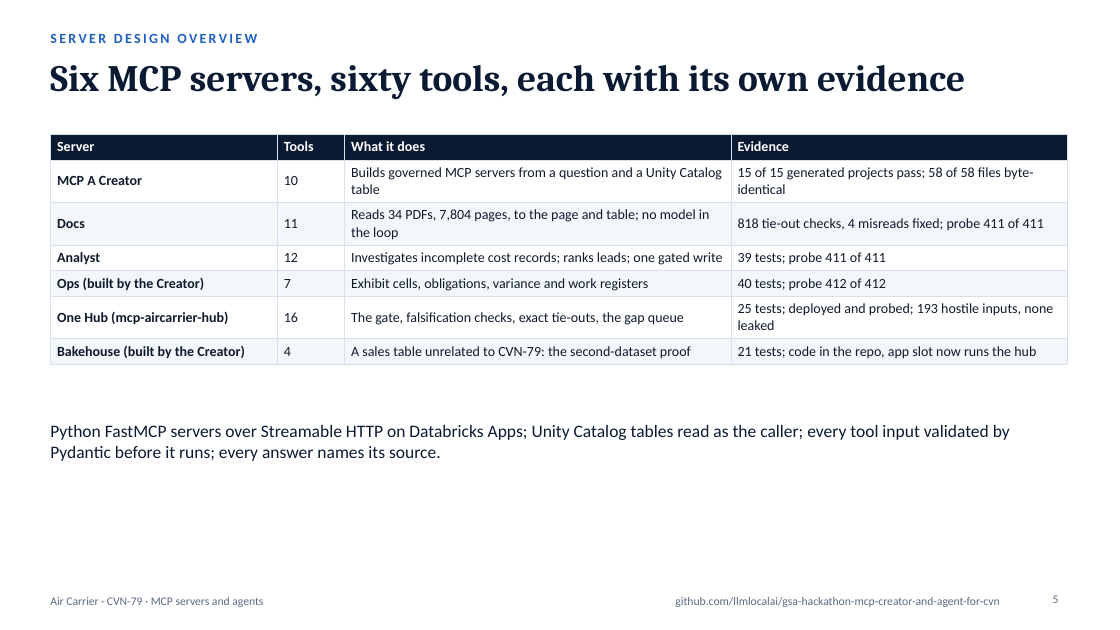
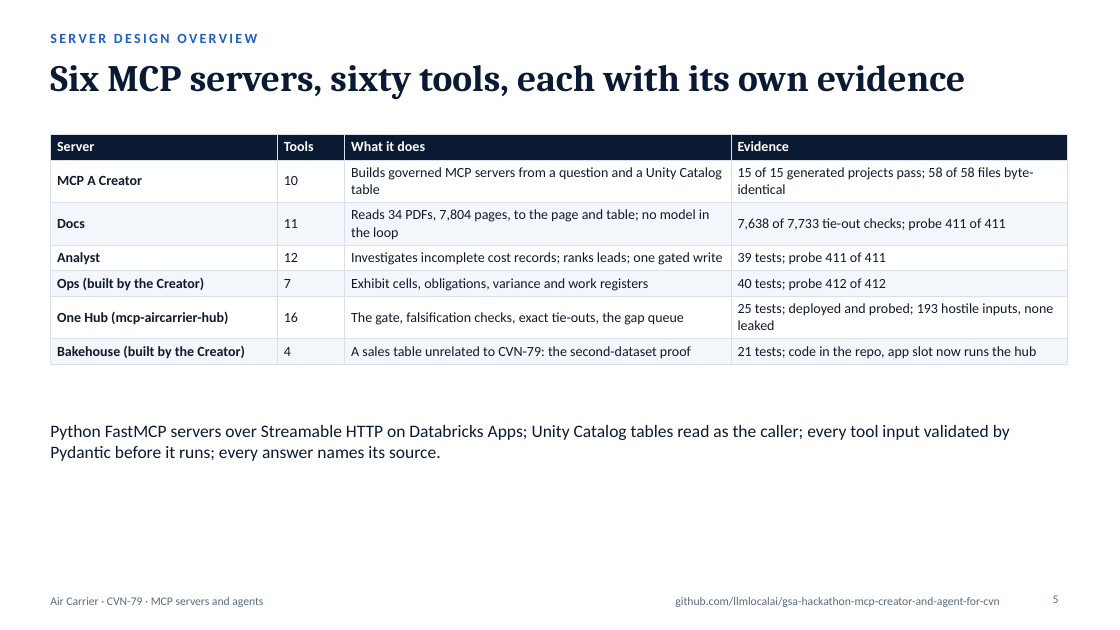
Before and after one commit to gsa-mcp-hackathon/gsa-hackathon-mcp-creator-and-agent-for-air-carrier, a slide deck: slide 5 of docs/submission/mcp-a-creator-one-hub-deck.pptx. Drawn at 1120x630 pixels with LibreOffice and Linux fonts; fonts in the diff are those of the drawing. Boxes give left, top, right and bottom in pixels: in the first picture for what was removed or moved away, otherwise in the second. Text is boxed around its words. In the diff, an @@ line names an element or a change of style, - is before the commit and + after.

```diff
--- a/docs/submission/mcp-a-creator-one-hub-deck.pptx
+++ b/docs/submission/mcp-a-creator-one-hub-deck.pptx
@@ table at [50, 134, 1067, 363] @@
-row 3, column 4: 818 tie-out checks, 4 misreads fixed; probe 411 of 411
+row 3, column 4: 7,638 of 7,733 tie-out checks; probe 411 of 411
```
Also in this commit, not shown: 2 other slides changed, 11 other files.
